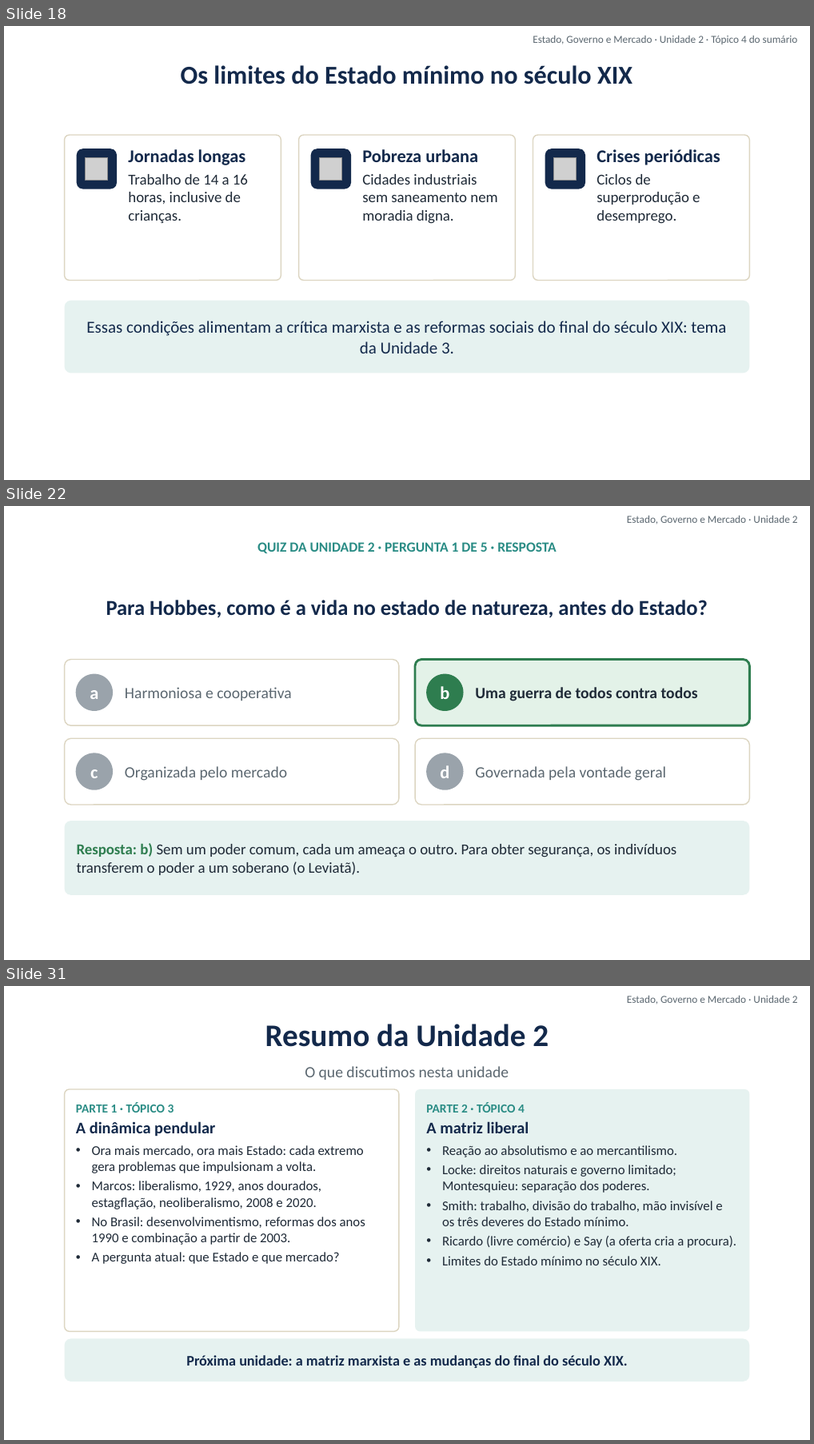
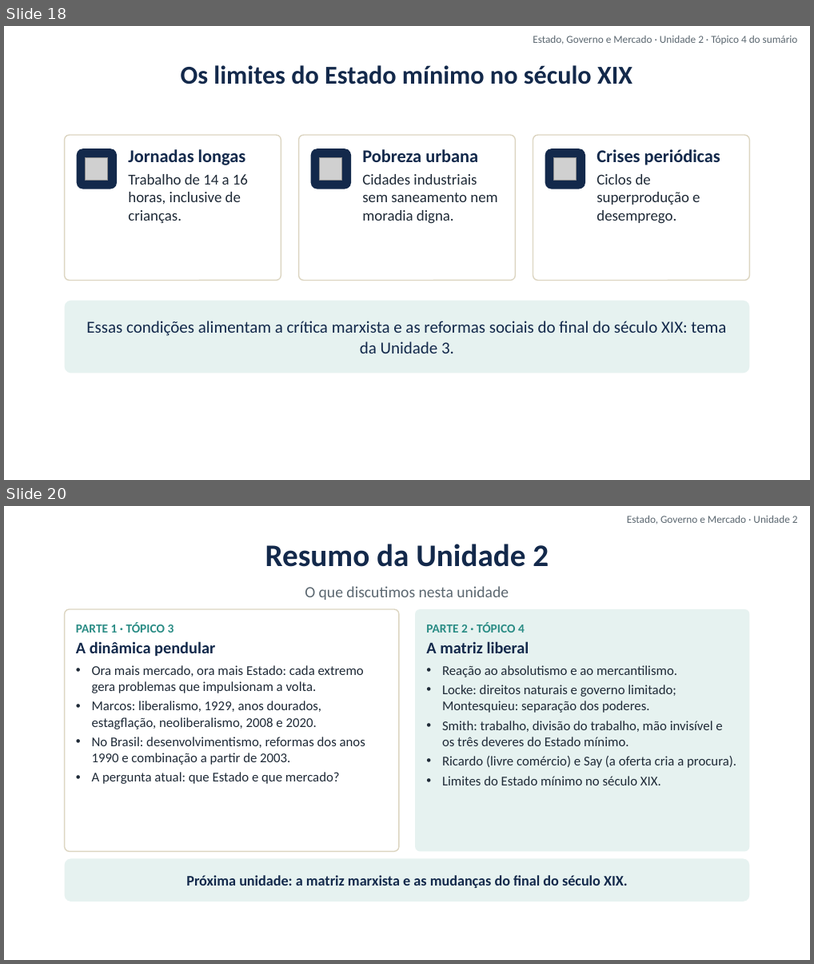
Before and after one commit to cleitonfranco74/gestao_publica, a slide deck: disciplina-01-estado-governo-mercado/materiais/02_Unidade_2_Pendulo_e_Matriz_Liberal.pptx. Shown one above the other, each under a label of ours: slides 18, 22 and 31 before the commit, slides 18 and 20 after it; the slides between them are not shown. The pictures are 814x1444 and 814x964 pixels, drawn with LibreOffice and Linux fonts; fonts in the diff are those of the drawing; grey boxes stand for pictures; background and template pictures are left out. Boxes give left, top, right and bottom in pixels: in the first picture for what was removed or moved away, otherwise in the second. Text is boxed around its words. In the diff, an @@ line names an element or a change of style, - is before the commit and + after.

```diff
--- a/disciplina-01-estado-governo-mercado/materiais/02_Unidade_2_Pendulo_e_Matriz_Liberal.pptx
+++ b/disciplina-01-estado-governo-mercado/materiais/02_Unidade_2_Pendulo_e_Matriz_Liberal.pptx
@@ slide 22 removed at bbox=[4, 506, 810, 960], background picture (left out) @@
@@ text removed at bbox=[627, 516, 798, 524] @@
-Estado, Governo e Mercado · Unidade 2
@@ text removed at bbox=[258, 542, 557, 554] @@
-QUIZ DA UNIDADE 2 · PERGUNTA 1 DE 5 · RESPOSTA
@@ text removed at bbox=[106, 600, 708, 618] @@
-Para Hobbes, como é a vida no estado de natureza, antes do Estado?
@@ rounded rectangle removed at bbox=[65, 660, 399, 725] @@
@@ rounded rectangle removed at bbox=[415, 660, 750, 725] @@
@@ rounded rectangle removed at bbox=[76, 674, 113, 711] @@
-a
@@ text removed at bbox=[125, 687, 291, 700] @@
-Harmoniosa e cooperativa
@@ rounded rectangle removed at bbox=[426, 674, 464, 711] @@
-b
@@ text removed at bbox=[475, 687, 698, 701] @@
-Uma guerra de todos contra todos
@@ rounded rectangle removed at bbox=[65, 738, 399, 804] @@
@@ rounded rectangle removed at bbox=[415, 738, 750, 804] @@
@@ rounded rectangle removed at bbox=[76, 752, 113, 790] @@
-c
@@ text removed at bbox=[125, 766, 287, 780] @@
-Organizada pelo mercado
@@ rounded rectangle removed at bbox=[426, 752, 464, 790] @@
-d
@@ text removed at bbox=[475, 766, 666, 780] @@
-Governada pela vontade geral
@@ rounded rectangle removed at bbox=[65, 820, 750, 895] @@
-Resposta: b) Sem um poder comum, cada um ameaça o outro. Para obter segurança, os indivíduos transferem o poder a um soberano (o Leviatã).
@@ what was slide 31 is now slide 20 @@
```
Also in this commit, not shown: 1 slide changed, 10 other slides removed, 17 other files.
